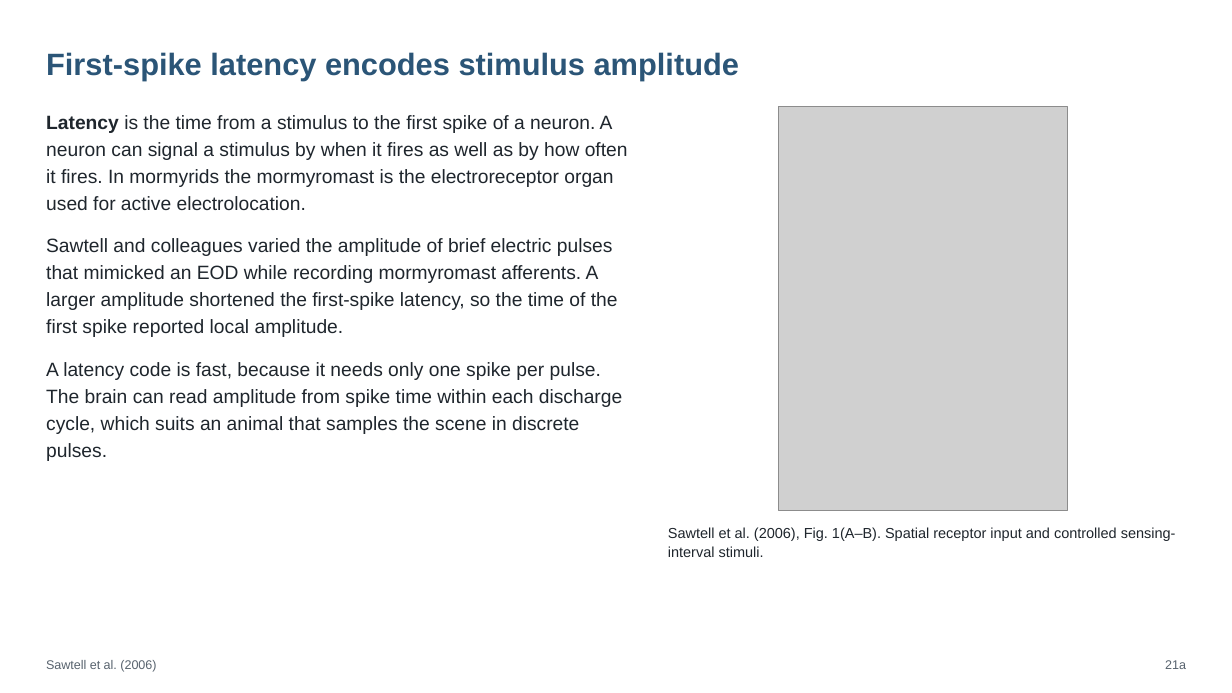
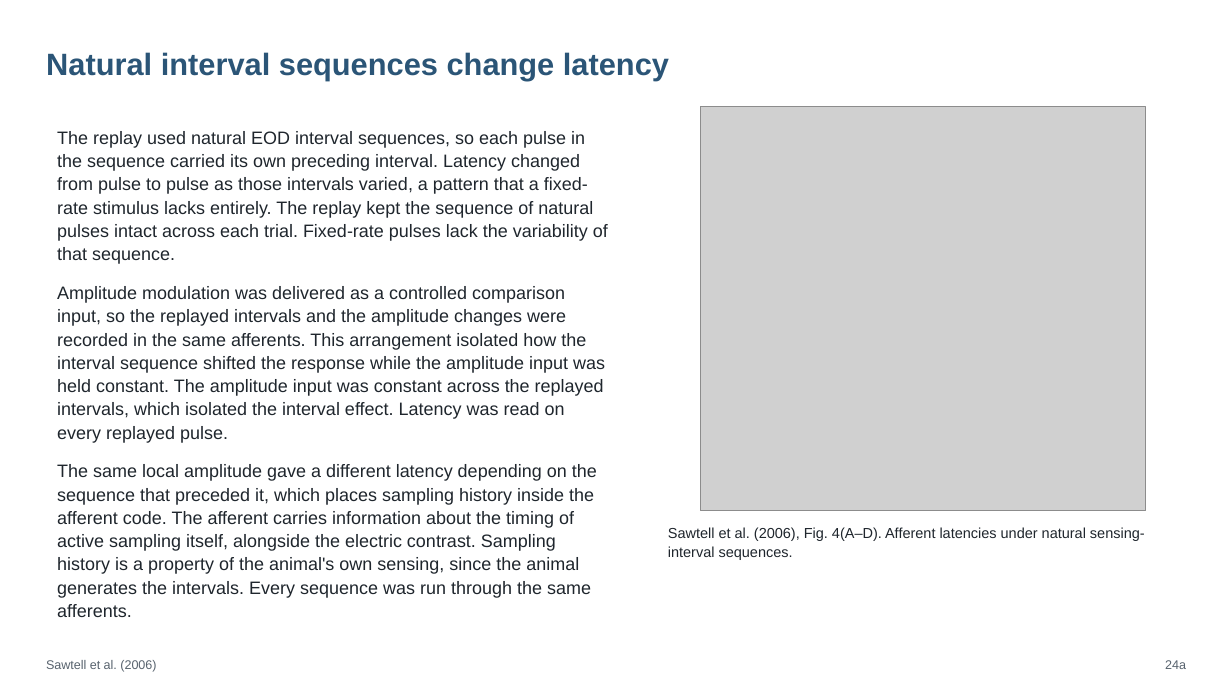
Before and after one commit to jordanxxlopez/NEUROETHOLOGY, a slide deck: slide 32 of scaffolded/Neuroethology_Lecture21_FA2026_SCAFFOLDED.pptx (slide 29 before the commit). Drawn at 1232x693 pixels with LibreOffice and Linux fonts; fonts in the diff are those of the drawing; grey boxes stand for pictures. Boxes give left, top, right and bottom in pixels: in the first picture for what was removed or moved away, otherwise in the second. Text is boxed around its words. In the diff, an @@ line names an element or a change of style, - is before the commit and + after.

```diff
--- a/scaffolded/Neuroethology_Lecture21_FA2026_SCAFFOLDED.pptx
+++ b/scaffolded/Neuroethology_Lecture21_FA2026_SCAFFOLDED.pptx
@@ text at box(46, 52, 669, 81): text changed @@
-First-spike latency encodes stimulus amplitude
+Natural interval sequences change latency
@@ text removed at box(46, 115, 628, 461) @@
-Latency is the time from a stimulus to the first spike of a neuron. A neuron can signal a stimulus by when it fires as well as by how often it fires. In mormyrids the mormyromast is the electroreceptor organ used for active electrolocation.
-Sawtell and colleagues varied the amplitude of brief electric pulses that mimicked an EOD while recording mormyromast afferents. A larger amplitude shortened the first-spike latency, so the time of the first spike reported local amplitude.
-A latency code is fast, because it needs only one spike per pulse. The brain can read amplitude from spike time within each discharge cycle, which suits an animal that samples the scene in discrete pulses.
@@ picture: place and size @@
-picture at box(779, 106, 1067, 511)
+picture at box(701, 106, 1146, 511)
@@ text added at box(57, 131, 608, 617), 14 pt, text #1F262D @@
+The replay used natural EOD interval sequences, so each pulse in the sequence carried its own preceding interval. Latency changed from pulse to pulse as those intervals varied, a pattern that a fixed-rate stimulus lacks entirely. The replay kept the sequence of natural pulses intact across each trial. Fixed-rate pulses lack the variability of that sequence.
+Amplitude modulation was delivered as a controlled comparison input, so the replayed intervals and the amplitude changes were recorded in the same afferents. This arrangement isolated how the interval sequence shifted the response while the amplitude input was held constant. The amplitude input was constant across the replayed intervals, which isolated the interval effect. Latency was read on every replayed pulse.
+The same local amplitude gave a different latency depending on the sequence that preceded it, which places sampling history inside the afferent code. The afferent carries information about the timing of active sampling itself, alongside the electric contrast. Sampling history is a property of the animal's own sensing, since the animal generates the intervals. Every sequence was run through the same afferents.
@@ text at box(668, 527, 1145, 560): text changed @@
-Sawtell et al. (2006), Fig. 1(A–B). Spatial receptor input and controlled sensing-interval stimuli.
+Sawtell et al. (2006), Fig. 4(A–D). Afferent latencies under natural sensing-interval sequences.
@@ text at box(1165, 660, 1186, 669): text changed @@
-21a
+24a
```
Also in this commit, not shown: 53 other slides changed, 4 slides added, 4 slides removed, 4 other files.
